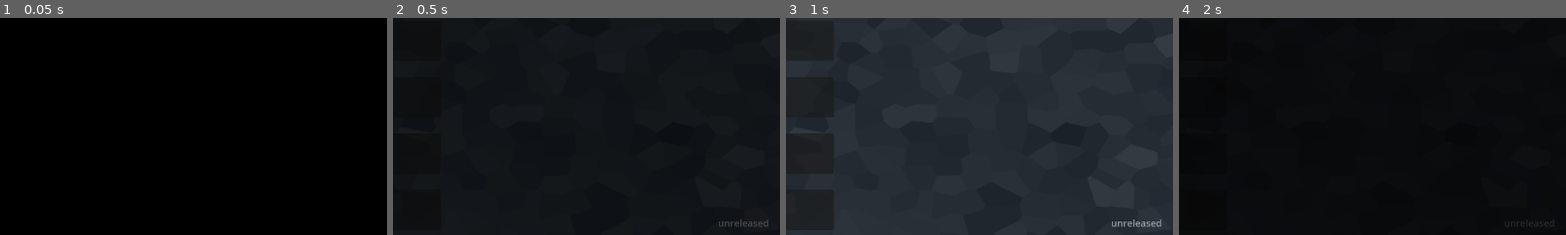
Above: before the commit, frames 1-4 (left to right).
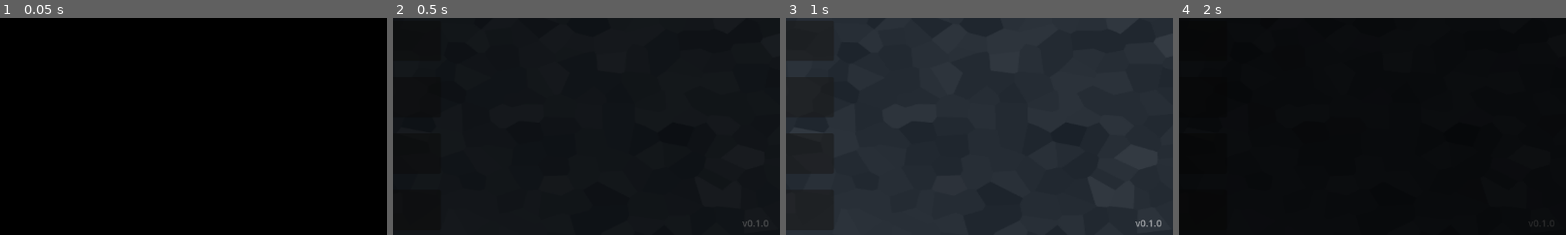
Above: after the commit, the same moments.

Repository: gamma2653/Magiteknician
Game: Godot game, scene res://magiteknician/menus/main_menu.tscn
Two runs of this game, one before a commit and one after it. Both use one fixed random seed, a clock stepped at 60 frames per second and the inputs below.
Inputs:
- Up to frame 1 (0.05 s): no input
- Up to frame 2 (0.5 s): no input
- Up to frame 3 (1 s): click "New Game" at 0.5 s
- Up to frame 4 (2 s): click "New Game" at 1.25 s
The pictures show only the part of the screen within x 50-100%, y 49-99%; the shares and areas given below are measured in that part.

Frame 1 is identical in both runs. In frame 2, 0.1% of the frame differs, in the area x 84-97%, y 92-96%; in frame 3, 0.2%, in the area x 84-97%, y 92-97%; in frame 4, less than 0.1%.

Commit message:
Release: promote the changes that are waiting

Diff:
--- a/project.godot
+++ b/project.godot
@@ -15,7 +15,7 @@
 [application]
 
 config/name="Magiteknician"
-config/version="0.0.0"
+config/version="0.1.0"
 run/main_scene="uid://rmxsvma5j3wr"
 config/features=PackedStringArray("4.7", "Forward Plus")
 config/icon="res://icon.svg"
Not shown, changed: package.json
Not shown, removed: .changeset/first-playable-build.md
Not shown, removed: .changeset/version-on-the-menu.md
Not shown, added: CHANGELOG.md
